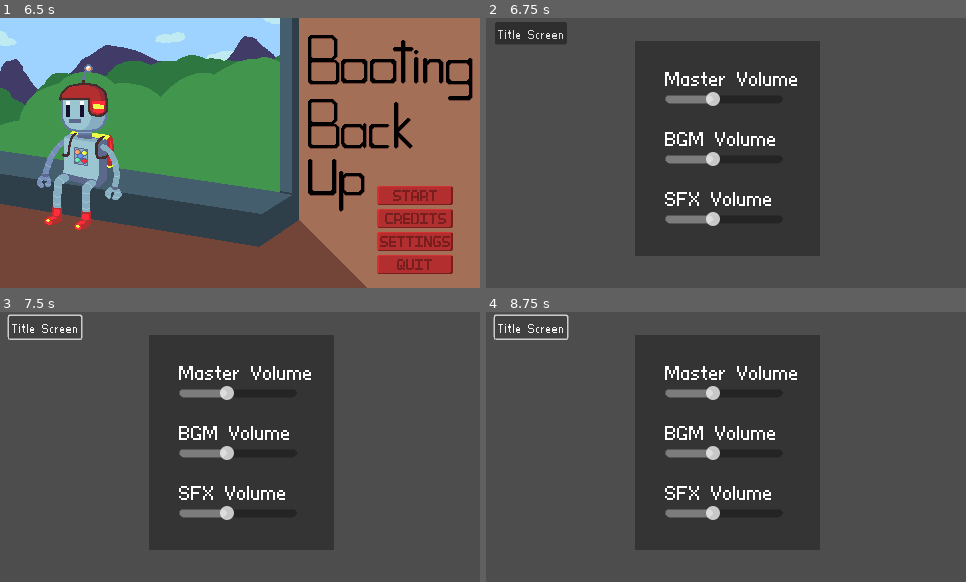
Above: before the commit, frames 1-4 (two rows, left to right).
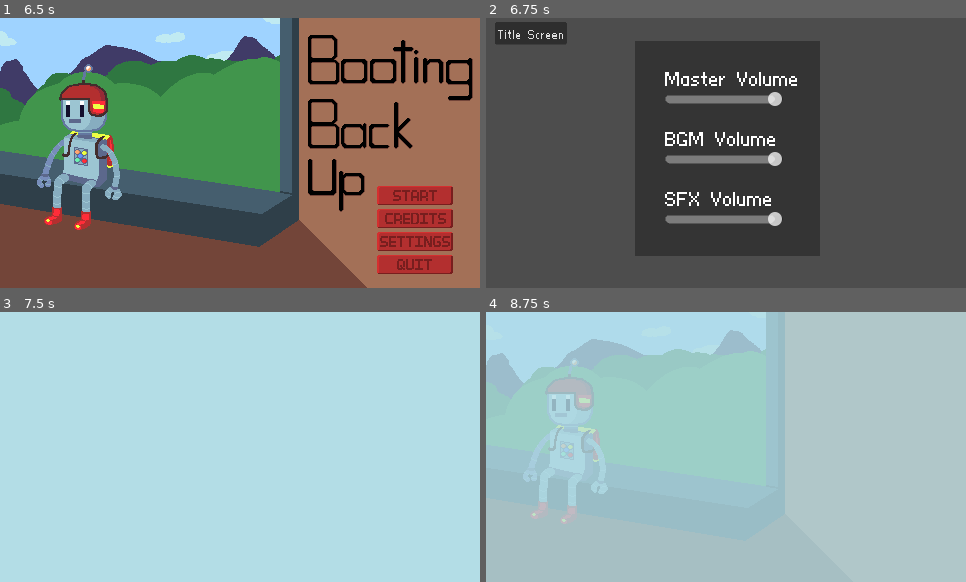
Above: after the commit, the same moments.

Repository: RydalisDarx/gmtk24_godotgame
Game: Godot game, scene res://scenes/screens/TitleScreen.tscn
Two runs of this game, one before a commit and one after it. Both use one fixed random seed, a clock stepped at 60 frames per second and the inputs below.
Inputs (mouse positions are in pixels of both pictures, inside the frame that each line leads up to):
- Up to frame 1 (6.5 s): tap Enter at 0.5, 5 s; hold D (walk_right) 0.53-2.03 s; tap Shift (dash) every 1.5 s from 0.6 to 5.1 s; tap Space (jump) at 0.77, 1.52, 3.02, 3.5, 3.77, 4.52, 5.75, 6.02 s; tap Z (wall_cling) every 1.5 s from 1.35 to 5.85 s; hold A (walk_left) 2.03-2.78 s; hold D (walk_right) 2.78-4.28 s; tap Escape (pause) at 4.15 s; hold A (walk_left) 4.28-5.03 s; hold D (walk_right) 5.03-5.78 s; hold A (walk_left) from 5.78 s (still down)
- Up to frame 2 (6.75 s): release A (walk_left) at 6.5 s; click (898, 242) at 6.5 s
- Up to frame 3 (7.5 s): click "Title Screen" at 7.25 s
- Up to frame 4 (8.75 s): tap Enter at 8 s; hold A (walk_left) from 8.03 s (still down); tap Shift (dash) at 8.1 s; tap Space (jump) at 8.27 s

Frame 1 is identical in both runs. In frame 2, 1.8% of the frame differs, in the area x 45-62%, y 27-78%; in frame 3, 100%, in the area x 0-100%, y 0-100%; in frame 4, 100%.

Commit message:
Settings and Pause Menu finishing touches
You can now exit the settings menu

Diff:
--- a/scenes/screens/PauseMenu.tscn
+++ b/scenes/screens/PauseMenu.tscn
@@ -204,21 +204,21 @@
 layout_mode = 2
 theme_override_fonts/font = ExtResource("3_knbur")
 theme_override_font_sizes/font_size = 32
-text = "Settings"
+text = "Quit Game to Settings"
 
 [node name="MenuButton" type="Button" parent="PanelContainer/VBoxContainer"]
 z_index = 5
 layout_mode = 2
 theme_override_fonts/font = ExtResource("3_knbur")
 theme_override_font_sizes/font_size = 32
-text = "Quit To Menu"
+text = "Quit Game To Menu"
 
 [node name="QuitButton" type="Button" parent="PanelContainer/VBoxContainer"]
 z_index = 5
 layout_mode = 2
 theme_override_fonts/font = ExtResource("3_knbur")
 theme_override_font_sizes/font_size = 32
-text = "Quit Game"
+text = "Quit Game Application"
 
 [node name="AnimationPlayer" type="AnimationPlayer" parent="."]
 libraries = {
--- a/scenes/screens/SettingsMenu.tscn
+++ b/scenes/screens/SettingsMenu.tscn
@@ -46,7 +46,8 @@
 offset_top = 27.0
 offset_right = 118.0
 offset_bottom = 43.0
-value = 40.0
+min_value = -80.0
+max_value = 0.0
 
 [node name="BGM" type="Label" parent="Audio Options"]
 layout_mode = 2
@@ -60,7 +61,8 @@
 offset_top = 27.0
 offset_right = 118.0
 offset_bottom = 43.0
-value = 40.0
+min_value = -80.0
+max_value = 0.0
 
 [node name="SFX" type="Label" parent="Audio Options"]
 layout_mode = 2
@@ -74,7 +76,8 @@
 offset_top = 27.0
 offset_right = 118.0
 offset_bottom = 43.0
-value = 40.0
+min_value = -80.0
+max_value = 0.0
 
 [node name="confirm" type="Button" parent="."]
 layout_mode = 0
@@ -86,3 +89,8 @@
 theme_override_fonts/font = ExtResource("3_qfmv8")
 theme_override_font_sizes/font_size = 32
 text = "Title Screen"
+
+[connection signal="value_changed" from="Audio Options/Master/HSlider" to="." method="_on_h_slider_value_changed"]
+[connection signal="value_changed" from="Audio Options/BGM/HSlider2" to="." method="_on_h_slider_2_value_changed"]
+[connection signal="value_changed" from="Audio Options/SFX/HSlider3" to="." method="_on_h_slider_3_value_changed"]
+[connection signal="pressed" from="confirm" to="." method="_on_confirm_pressed"]
--- a/scripts/pause_menu_controller.gd
+++ b/scripts/pause_menu_controller.gd
@@ -36,6 +36,7 @@
 
 
 func _on_settings_button_pressed() -> void:
+	get_tree().change_scene_to_file("res://scenes/screens/SettingsMenu.tscn")
 	pass # Replace with function body.
 
 
--- a/scripts/settings_menu_controller.gd
+++ b/scripts/settings_menu_controller.gd
@@ -9,3 +9,20 @@
 # Called every frame. 'delta' is the elapsed time since the previous frame.
 func _process(delta: float) -> void:
 	pass
+
+
+func _on_h_slider_value_changed(value: float) -> void:
+	AudioServer.set_bus_volume_db(AudioServer.get_bus_index("Master"), value)
+
+
+func _on_h_slider_2_value_changed(value: float) -> void:
+	AudioServer.set_bus_volume_db(AudioServer.get_bus_index("BGM"), value)
+
+
+func _on_h_slider_3_value_changed(value: float) -> void:
+	AudioServer.set_bus_volume_db(AudioServer.get_bus_index("SFX"), value)
+
+
+func _on_confirm_pressed() -> void:
+	get_tree().change_scene_to_file("res://scenes/screens/TitleScreen.tscn")
+	pass # Replace with function body.
